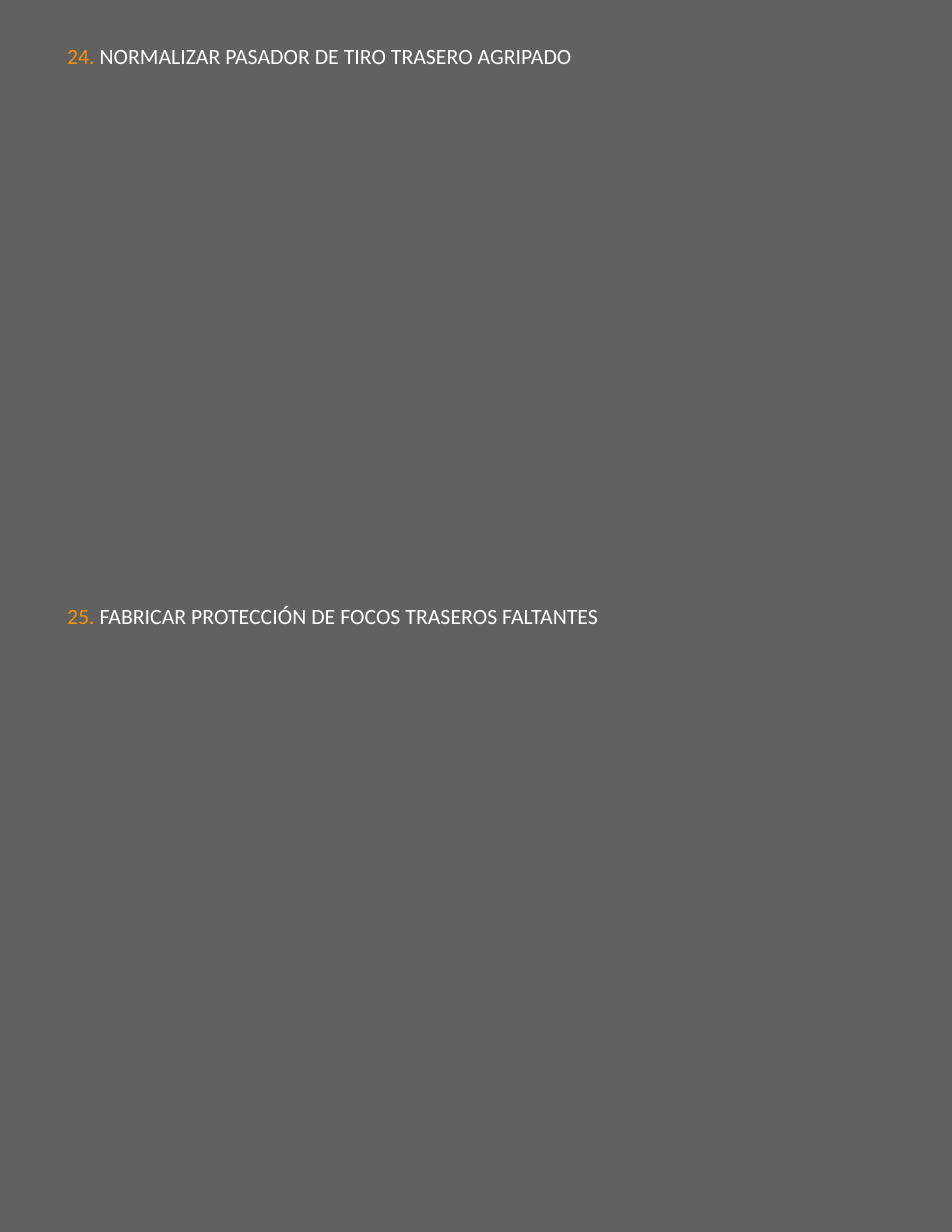
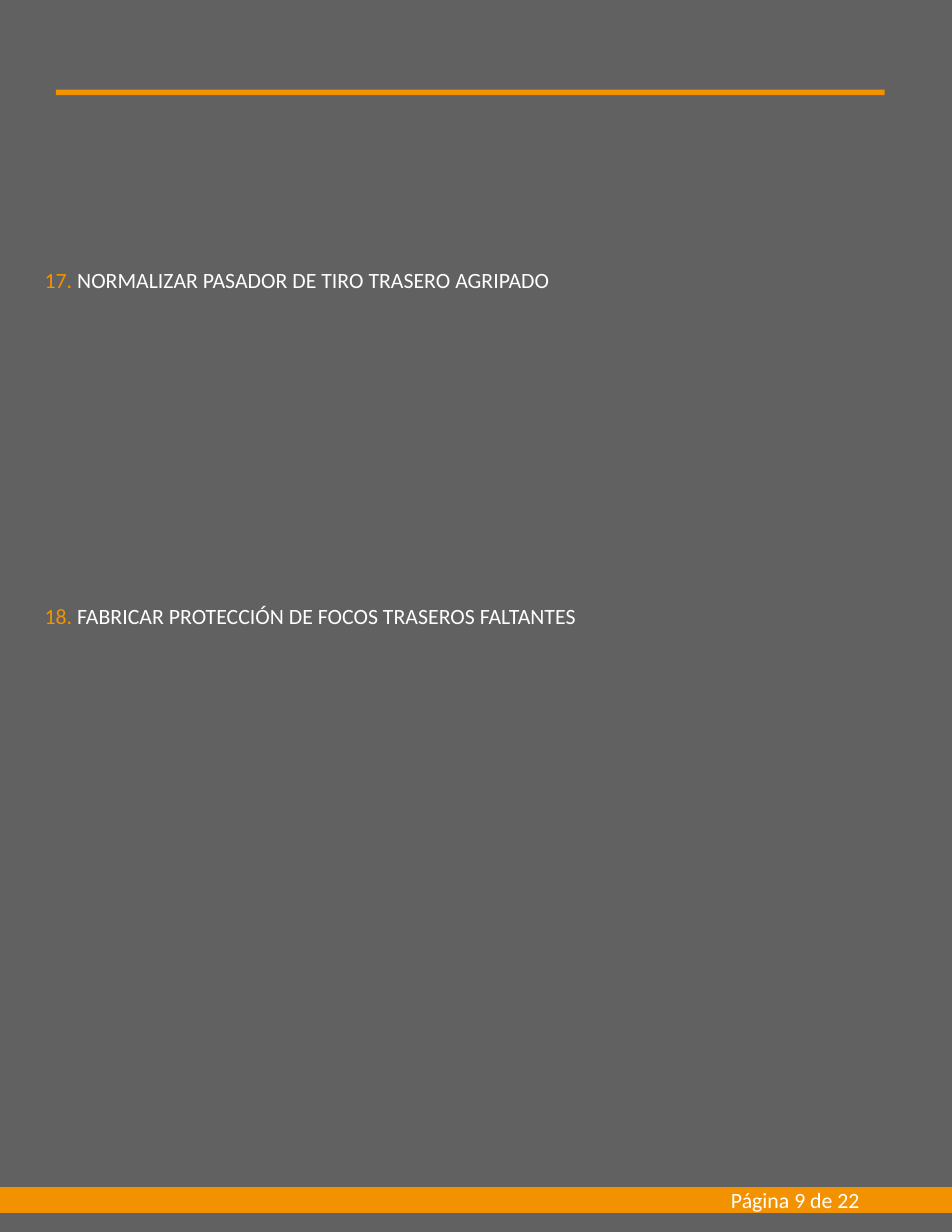
Before and after one commit to AlexanderMaverick/automated-report-excel-to-ppt, a slide deck: slide 9 of assets/archivo.pptx. Drawn at 952x1232 pixels with LibreOffice and Linux fonts; fonts in the diff are those of the drawing. Boxes give left, top, right and bottom in pixels: in the first picture for what was removed or moved away, otherwise in the second. Text is boxed around its words. In the diff, an @@ line names an element or a change of style, - is before the commit and + after.

```diff
--- a/assets/archivo.pptx
+++ b/assets/archivo.pptx
@@ rectangle added at box(56, 90, 885, 95), fill #F39200 @@
@@ text at box(45, 274, 549, 288): text changed @@
-24. NORMALIZAR PASADOR DE TIRO TRASERO AGRIPADO
+17. NORMALIZAR PASADOR DE TIRO TRASERO AGRIPADO
@@ text at box(45, 606, 576, 624): text changed @@
-25. FABRICAR PROTECCIÓN DE FOCOS TRASEROS FALTANTES
+18. FABRICAR PROTECCIÓN DE FOCOS TRASEROS FALTANTES
@@ rectangle added at box(0, 1187, 952, 1213), fill #F39200 @@
@@ text added at box(731, 1193, 859, 1214), 14 pt, text #FFFFFF @@
+Página 9 de 22
```
Also in this commit, not shown: 21 other slides changed, 2 other files.
